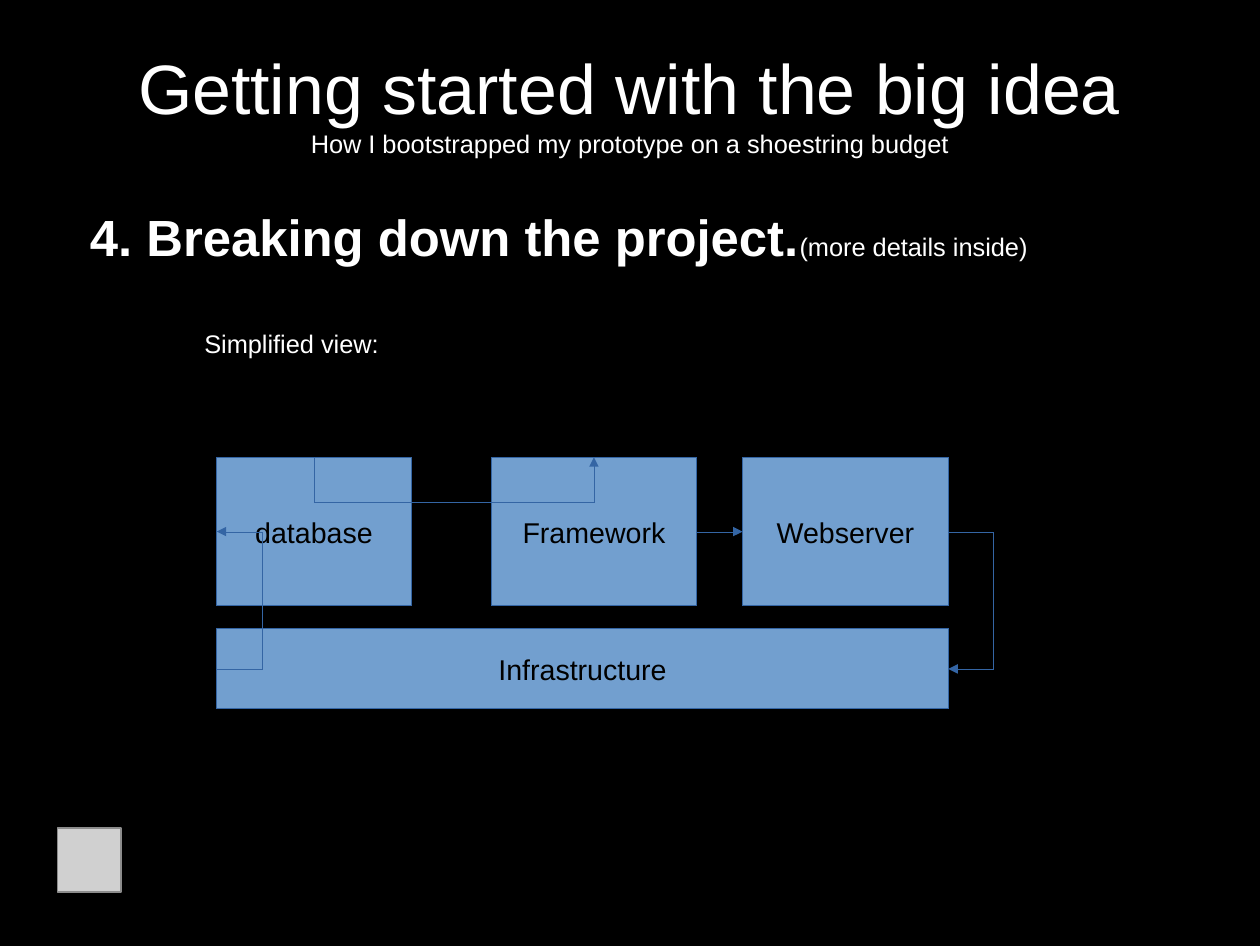
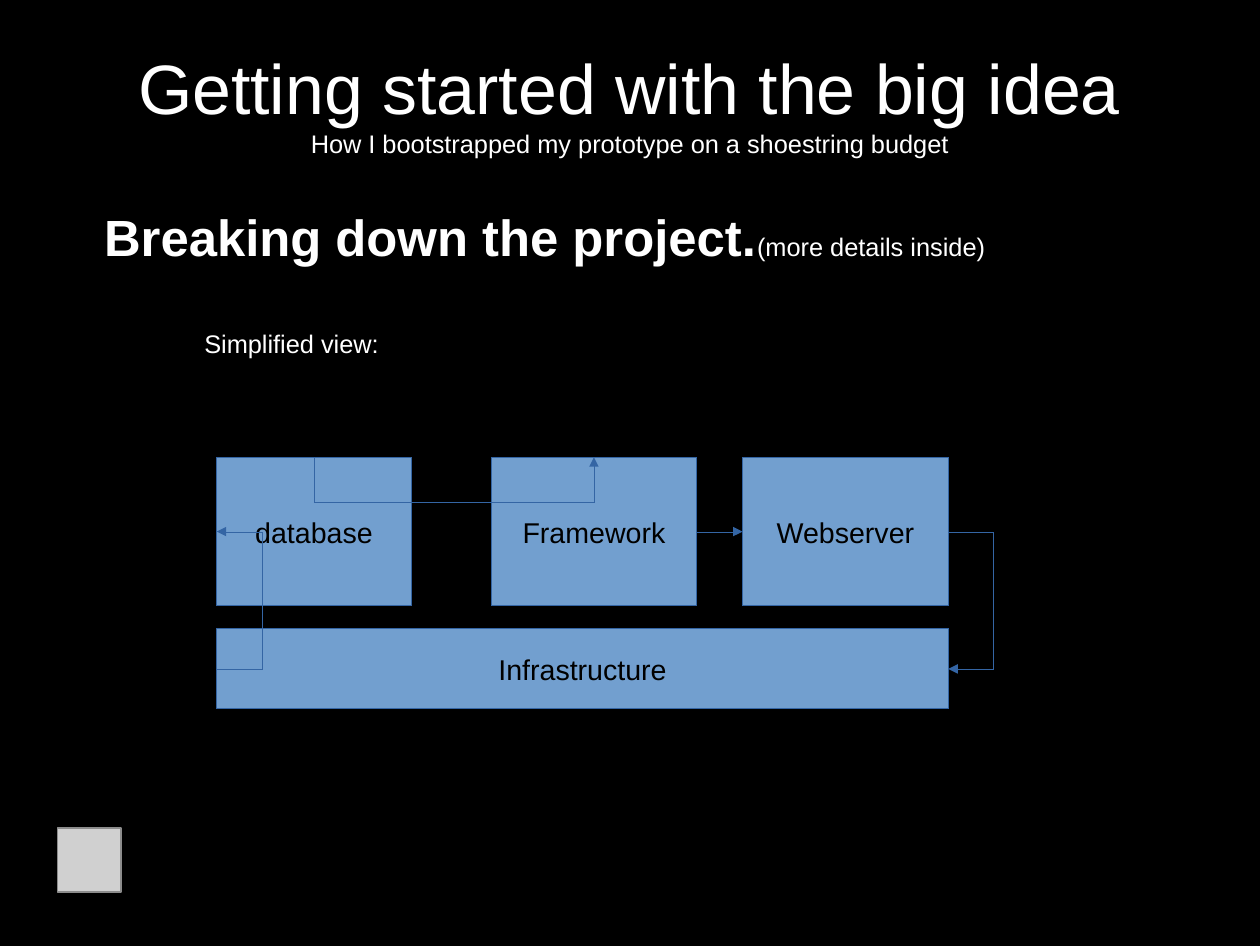
Before and after one commit to jcda/django-mvp-install-script, a slide deck: slide 3 of MVP-presentation-BD-Meetup.odp (slide 18 before the commit). Drawn at 1260x946 pixels with LibreOffice and Linux fonts; fonts in the diff are those of the drawing; grey boxes stand for pictures. Boxes give left, top, right and bottom in pixels: in the first picture for what was removed or moved away, otherwise in the second. Text is boxed around its words. In the diff, an @@ line names an element or a change of style, - is before the commit and + after.

```diff
--- a/MVP-presentation-BD-Meetup.odp
+++ b/MVP-presentation-BD-Meetup.odp
@@ subtitle at <box>104,219,985,267</box>: text changed @@
-4. Breaking down the project.(more details inside)
+Breaking down the project.(more details inside)
```
Also in this commit, not shown: 7 other slides changed, 7 slides removed, 3 other files.
